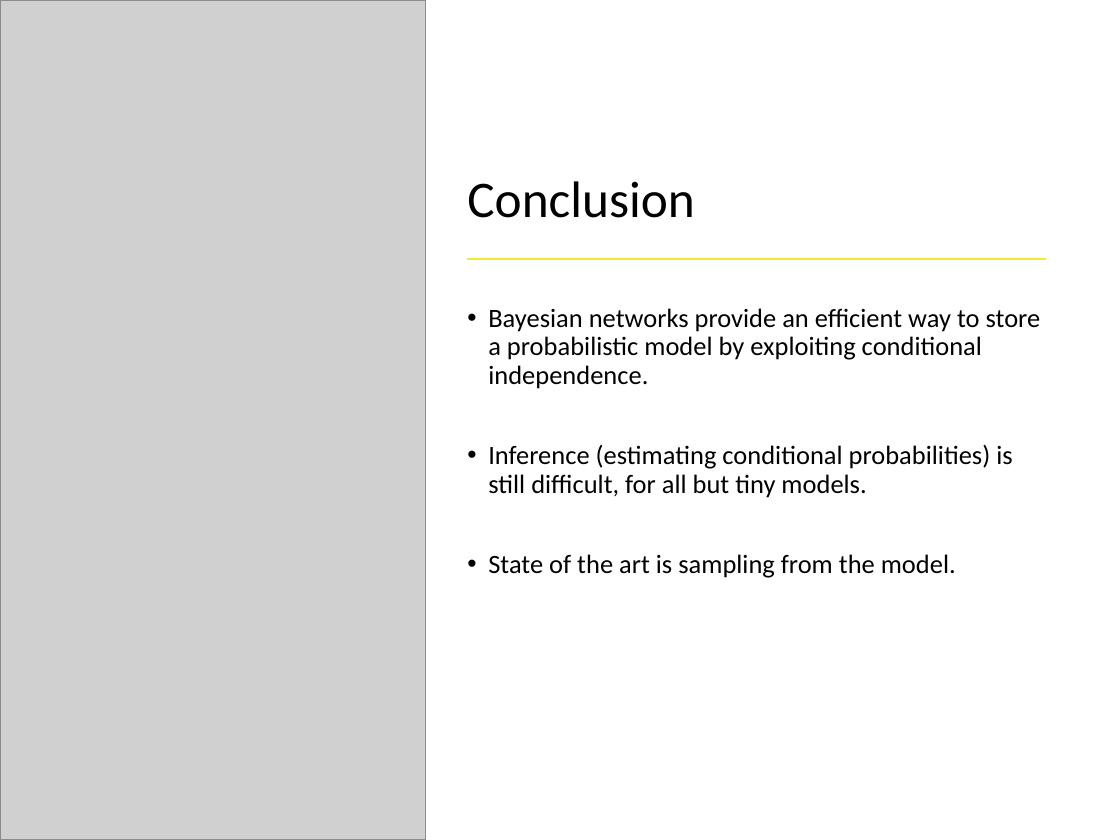
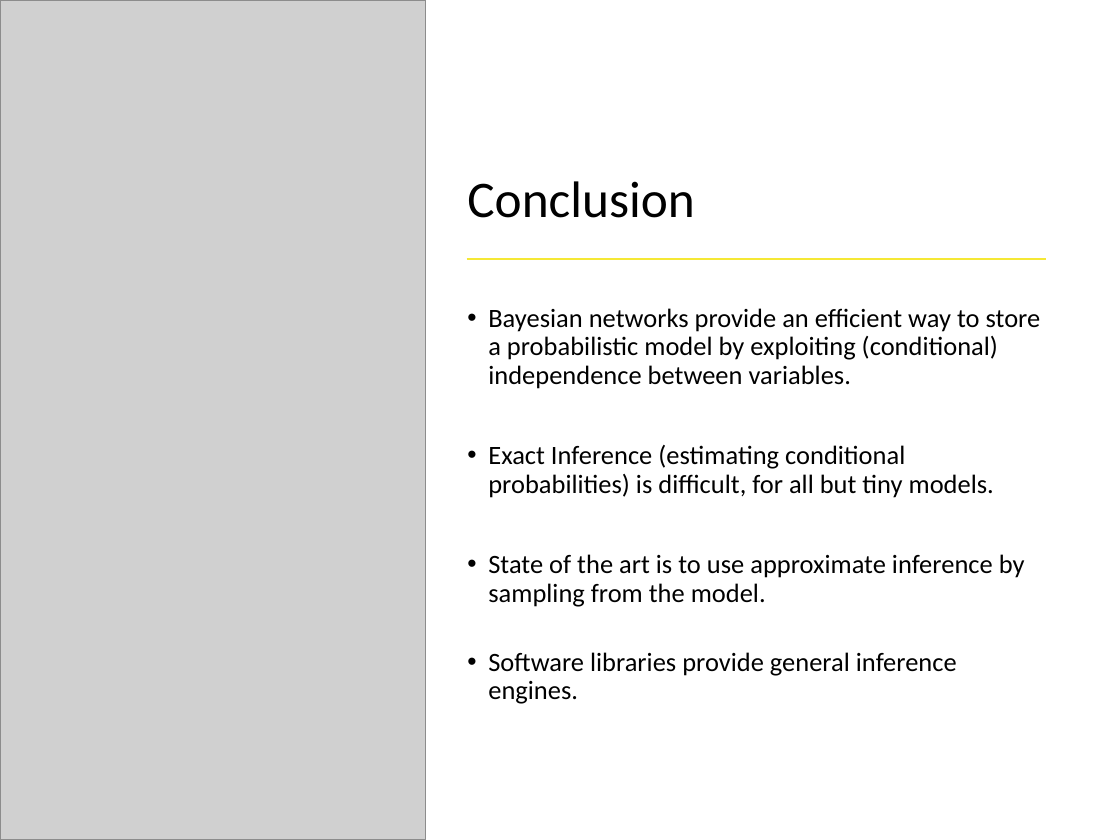
Before and after one commit to mhahsler/CS7320-AI, a slide deck: slide 43 of slides/13_bayes_nets.pptx (slide 40 before the commit). Drawn at 1120x840 pixels with LibreOffice and Linux fonts; fonts in the diff are those of the drawing; grey boxes stand for pictures. Boxes give left, top, right and bottom in pixels: in the first picture for what was removed or moved away, otherwise in the second. Text is boxed around its words. In the diff, an @@ line names an element or a change of style, - is before the commit and + after.

```diff
--- a/slides/13_bayes_nets.pptx
+++ b/slides/13_bayes_nets.pptx
@@ text at <box>488,308,1041,704</box>: text changed @@
-• Bayesian networks provide an efficient way to store a probabilistic model by exploiting conditional independence.
-• Inference (estimating conditional probabilities) is still difficult, for all but tiny models.
-• State of the art is sampling from the model.
+• Bayesian networks provide an efficient way to store a probabilistic model by exploiting (conditional) independence between variables.
+• Exact Inference (estimating conditional probabilities) is difficult, for all but tiny models.
+• State of the art is to use approximate inference by sampling from the model.
+• Software libraries provide general inference engines.
```
Also in this commit, not shown: 16 other slides changed, 5 slides added, 2 slides removed, 3 other files.
